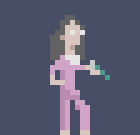
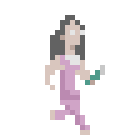
Two versions of the same layered image (140x135). Layer-by-layer changes:
hid "Layer 2 copy 6" (1st of 2, in "Group 1"), moved it into group "Group 1", painted on it over [50, 15, 110, 135]
added group "Group 1 copy" with 8 layers above "Layer 1" over [45, 15, 120, 135]
added layer "Layer 2" (2nd of 2, in "Group 1 copy") in group "Group 1 copy" over [45, 15, 105, 135]
hid "Layer 1" over [0, 0, 140, 135]
